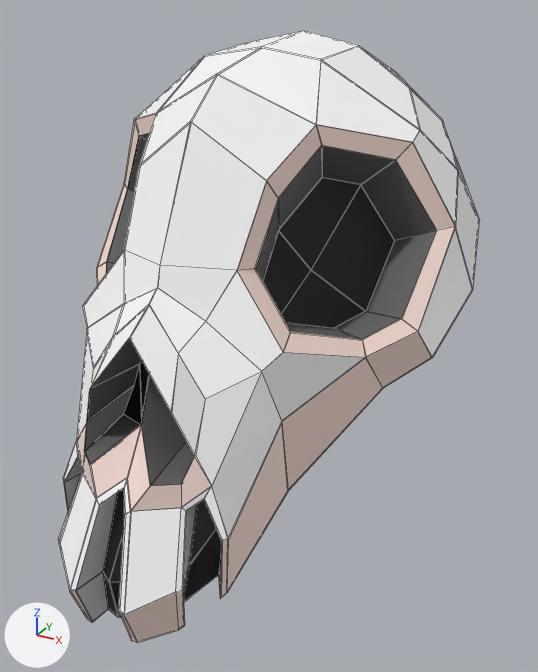
A saved change to the FBX model Unity/Assets/Models/mask.fbx.
Both versions are drawn from a 50 mm lens placed at (3.0, -4.7, 2.11), pointed at (0.23, 0.34, -0.41). Every picture has the same lights, and +X, +Y and +Z are marked at lower left. Mesh edges are drawn as thin lines.

In view in the first picture: 'Tribal_skull'.
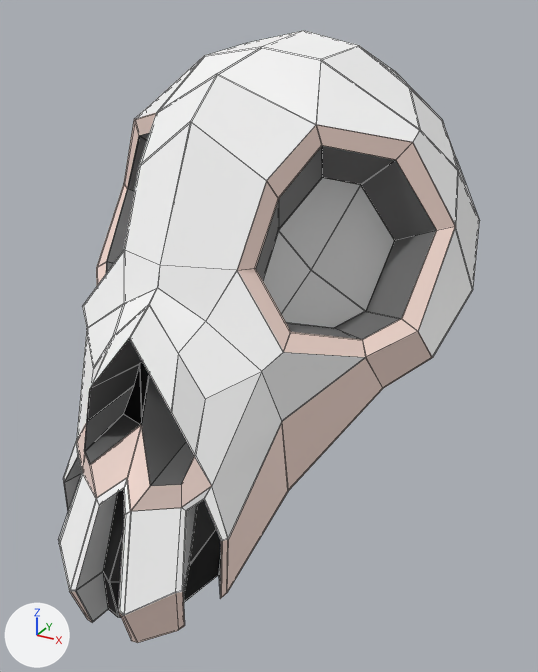
Changed parts and their boxes (x1, y1, x2, y2) in the pictures (538 x 672 px):
part 1 of me_cube_002, recoloured (black to grey): (263, 178, 394, 328) in both

What changed in the scene script:
```text
Add mat_material:
    mat_material = principled_material('Material')
    mat_material.base_color = (0.8, 0.8, 0.8)  # white #e7e7e7
Change me_cube_002:
    where me_cube_002.from_pydata(...)  # 352 vertices, 353 faces; spans x -1.73..1.73, y -1.75..2.53, z -2.07..1.94
    used by ob_tribal_skull; location = (0.0, 0.0, 0.0)
    me_cube_002 part 1: all 16 faces centred in x -0.89..0.89, y 0.08..0.62, z -0.03..0.64 switch from mat_esquimo_mat (picture img_texturegradient_png) to mat_material (white #e7e7e7)
```
